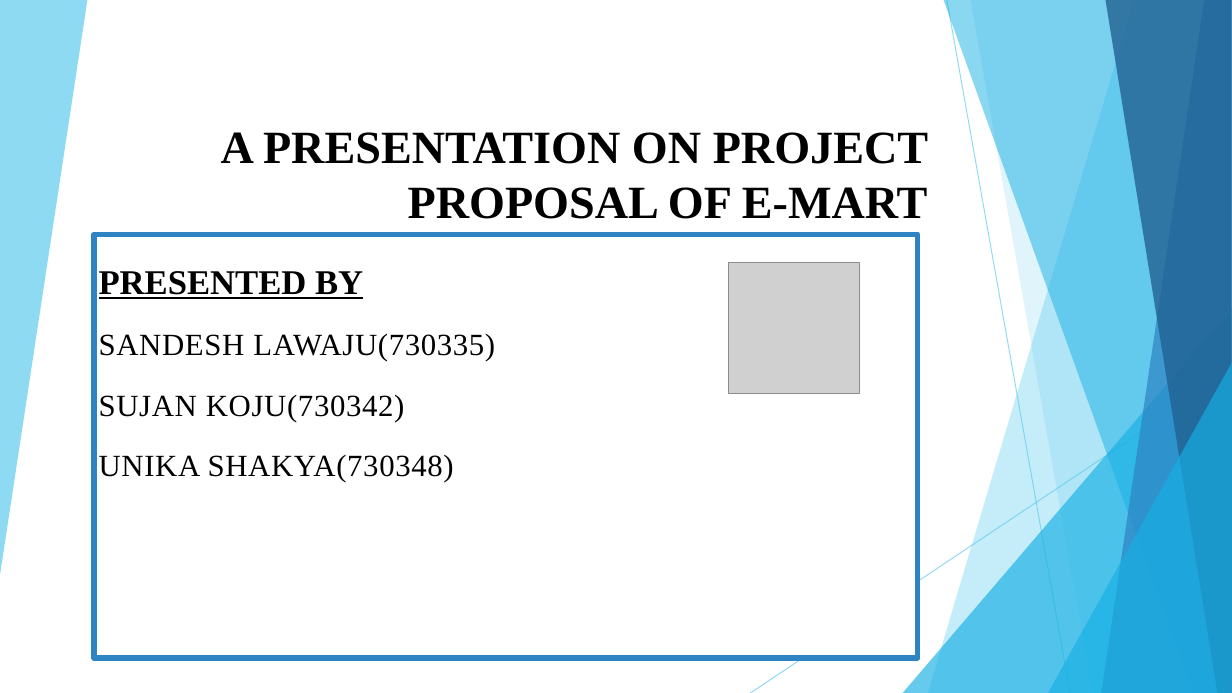
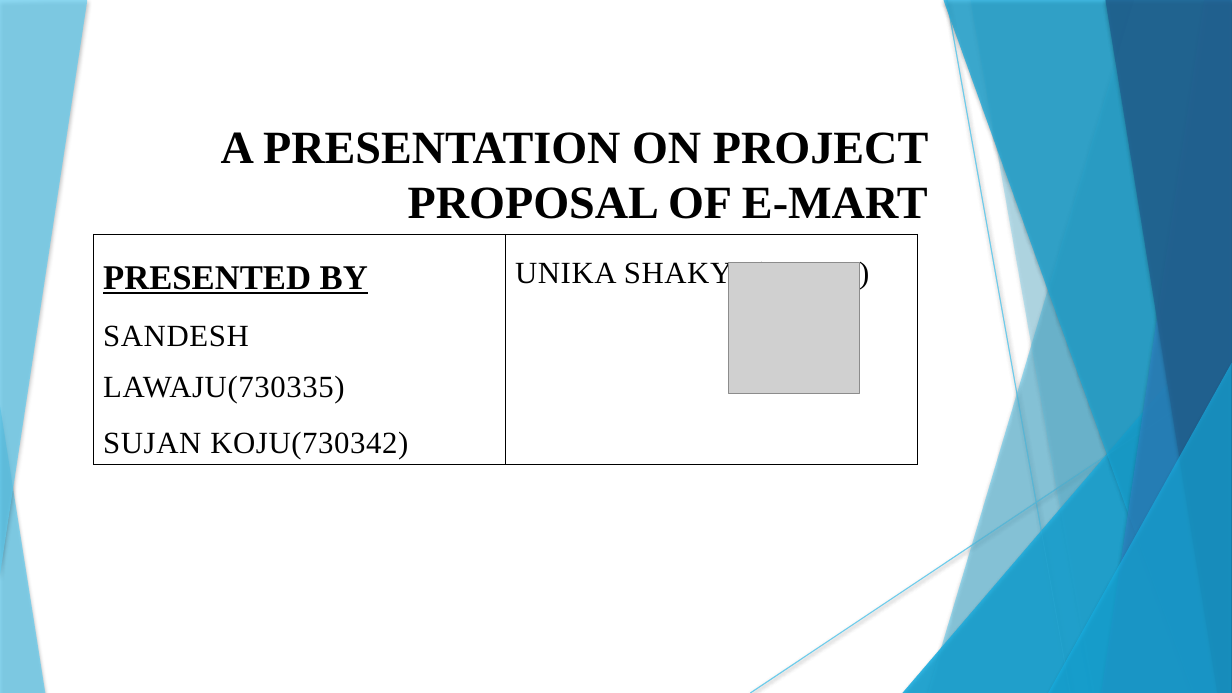
Before and after one commit to KojuOrg/E-Mart-Document, a slide deck: slide 1 of Proposal/Presentation/ProposalSlide.pptx. Drawn at 1232x693 pixels with LibreOffice and Linux fonts; fonts in the diff are those of the drawing; grey boxes stand for pictures. Boxes give left, top, right and bottom in pixels: in the first picture for what was removed or moved away, otherwise in the second. Text is boxed around its words. In the diff, an @@ line names an element or a change of style, - is before the commit and + after.

```diff
--- a/Proposal/Presentation/ProposalSlide.pptx
+++ b/Proposal/Presentation/ProposalSlide.pptx
@@ line (947, 0) - (1070, 693): stroke #5FCBEF 0.75 pt to #5FCBEF 0.74 pt @@
@@ freeform shape at bbox=[970, 0, 1232, 693]: shadow on; outline redrawn @@
@@ text "A PRESENTATION ON PROJECT PROPOSAL ..." at bbox=[221, 132, 928, 219]: letter outline #FFFFFF 0.75 pt to none @@
@@ rectangle removed at bbox=[94, 235, 919, 658] @@
-PRESENTED BY
-SANDESH LAWAJU(730335)
-SUJAN KOJU(730342)
-UNIKA SHAKYA(730348)
@@ table added at bbox=[94, 235, 919, 463], 1 rows, 2 columns @@
+PRESENTED BY / SANDESH LAWAJU(730335) / SUJAN KOJU(730342) | UNIKA SHAKYA(730348)
@@ line (1232, 372) - (750, 693): stroke #5FCBEF 0.75 pt to #5FCBEF 0.74 pt @@
@@ shadow on in 7 elements at bbox=[0, 0, 87, 575], bbox=[928, 0, 1232, 693], bbox=[903, 308, 1232, 693], bbox=[944, 0, 1232, 693], bbox=[1102, 0, 1232, 693], bbox=[1105, 0, 1232, 693], bbox=[1048, 363, 1232, 693] @@
@@ group added at bbox=[750, 0, 1232, 693]: 5 freeform shapes, 2 lines, 2 triangles @@
@@ triangle added at bbox=[0, 406, 45, 693], fill #5FCBEF at 70% opacity @@
```
Also in this commit, not shown: 13 other slides changed.
